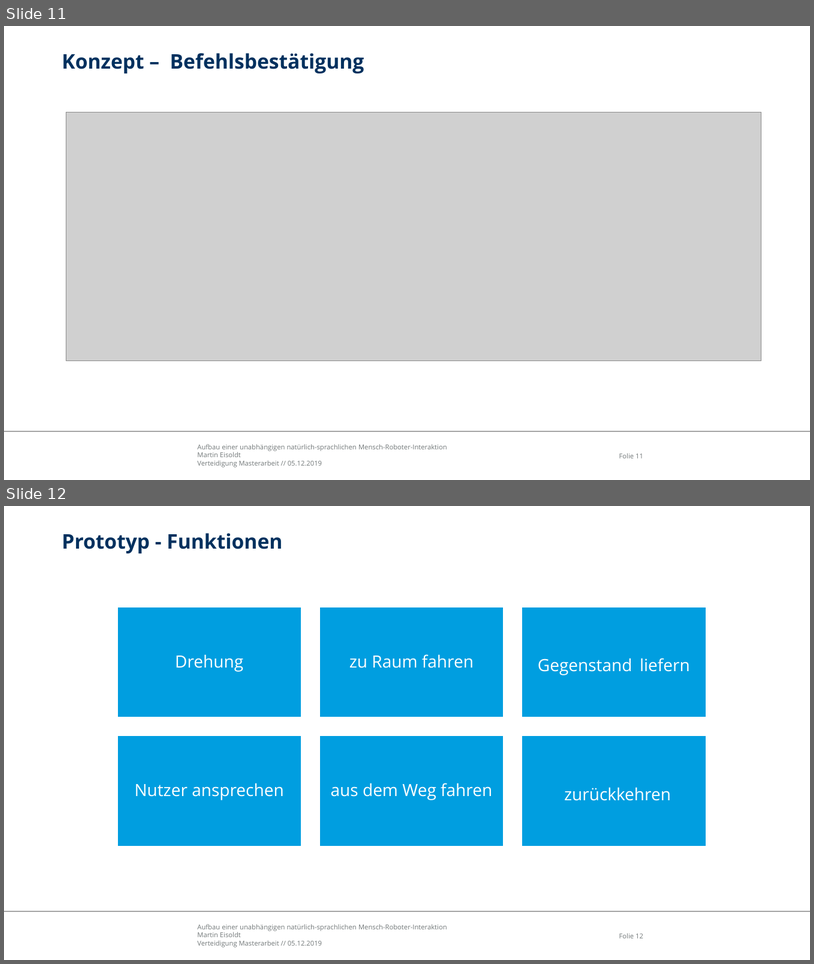
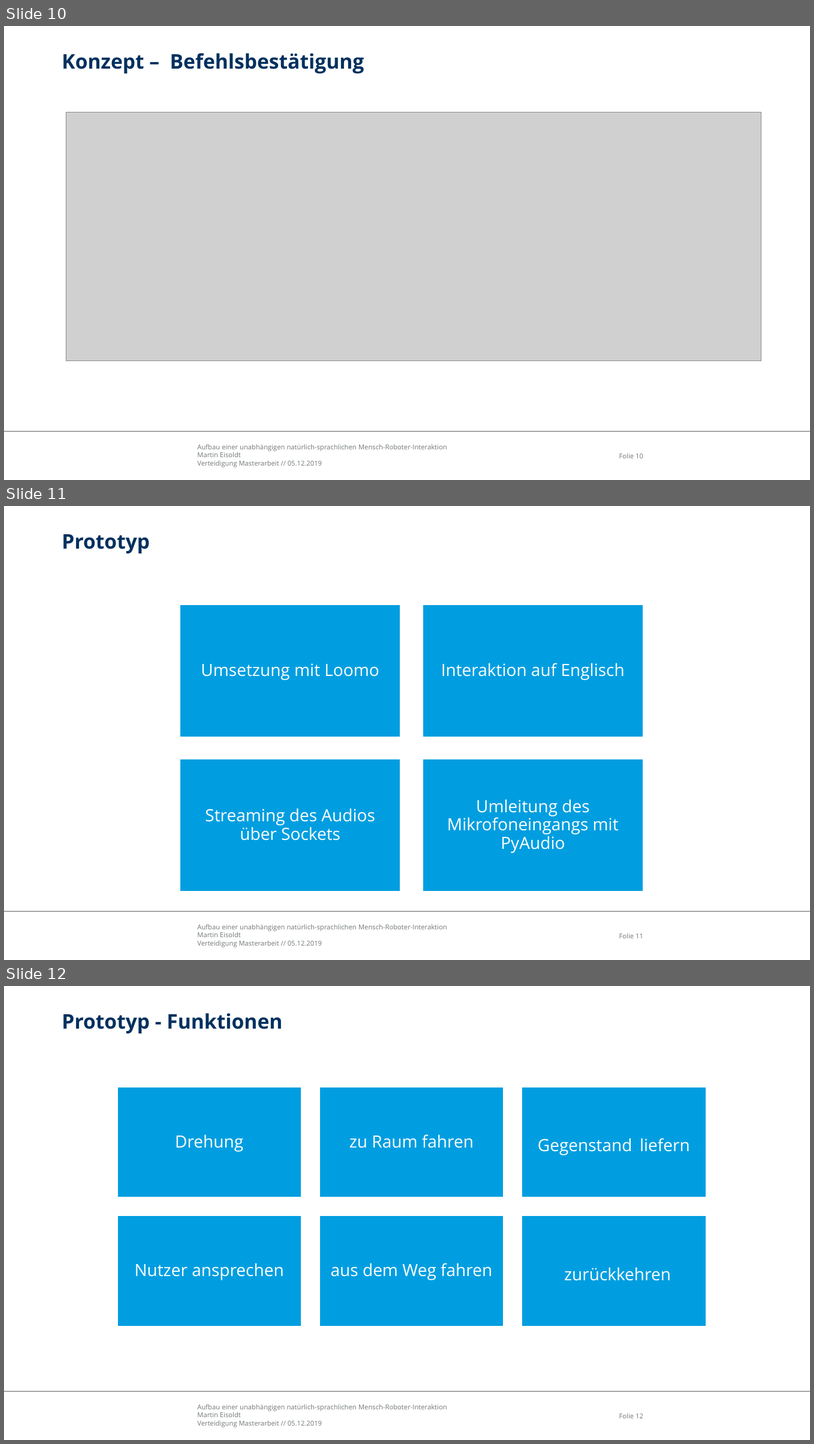
Before and after one commit to edegeyer/masterarbeit, a slide deck: verteidigung/verteidigung.pptx. Shown one above the other, each under a label of ours: slides 11 and 12 before the commit, slides 10, 11 and 12 after it. The pictures are 814x964 and 814x1444 pixels, drawn with LibreOffice and Linux fonts; fonts in the diff are those of the drawing; grey boxes stand for pictures; background and template pictures are left out. Boxes give left, top, right and bottom in pixels: in the first picture for what was removed or moved away, otherwise in the second. Text is boxed around its words. In the diff, an @@ line names an element or a change of style, - is before the commit and + after.

```diff
--- a/verteidigung/verteidigung.pptx
+++ b/verteidigung/verteidigung.pptx
@@ slide 11 added at (x1=4, y1=506, x2=810, y2=960), background #FFFFFF; not listed: 3 template elements that a slide beside it also shows @@
@@ title added at (x1=62, y1=534, x2=150, y2=553), 24 pt, text #00305E, bold @@
+Prototyp
@@ group added at (x1=180, y1=604, x2=644, y2=891): 4 rectangles, 4 texts @@
+Umsetzung mit Loomo
+Interaktion auf Englisch
+Streaming des Audios über Sockets
+Umleitung des Mikrofoneingangs mit PyAudio
@@ what was slide 11 is now slide 10 @@
@@ page number at (x1=620, y1=453, x2=644, y2=458): text changed @@
-Folie 11
+Folie 10
```
Also in this commit, not shown: 4 slides changed, 2 other slides added, 1 slide removed, 1 other file.
